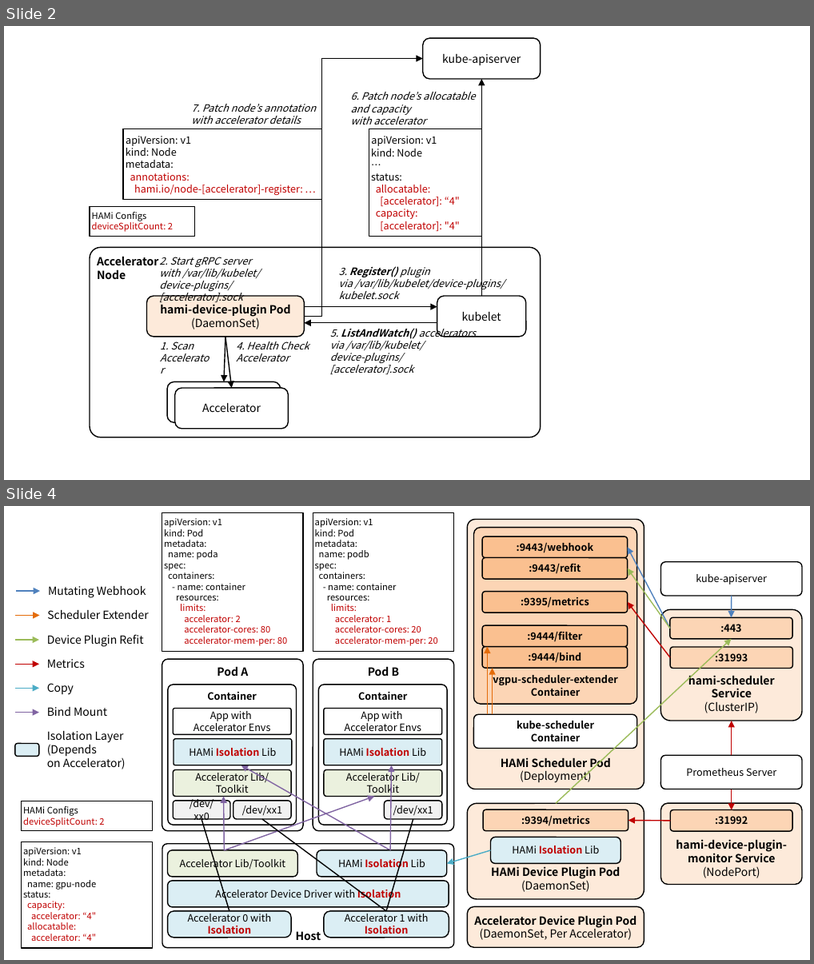
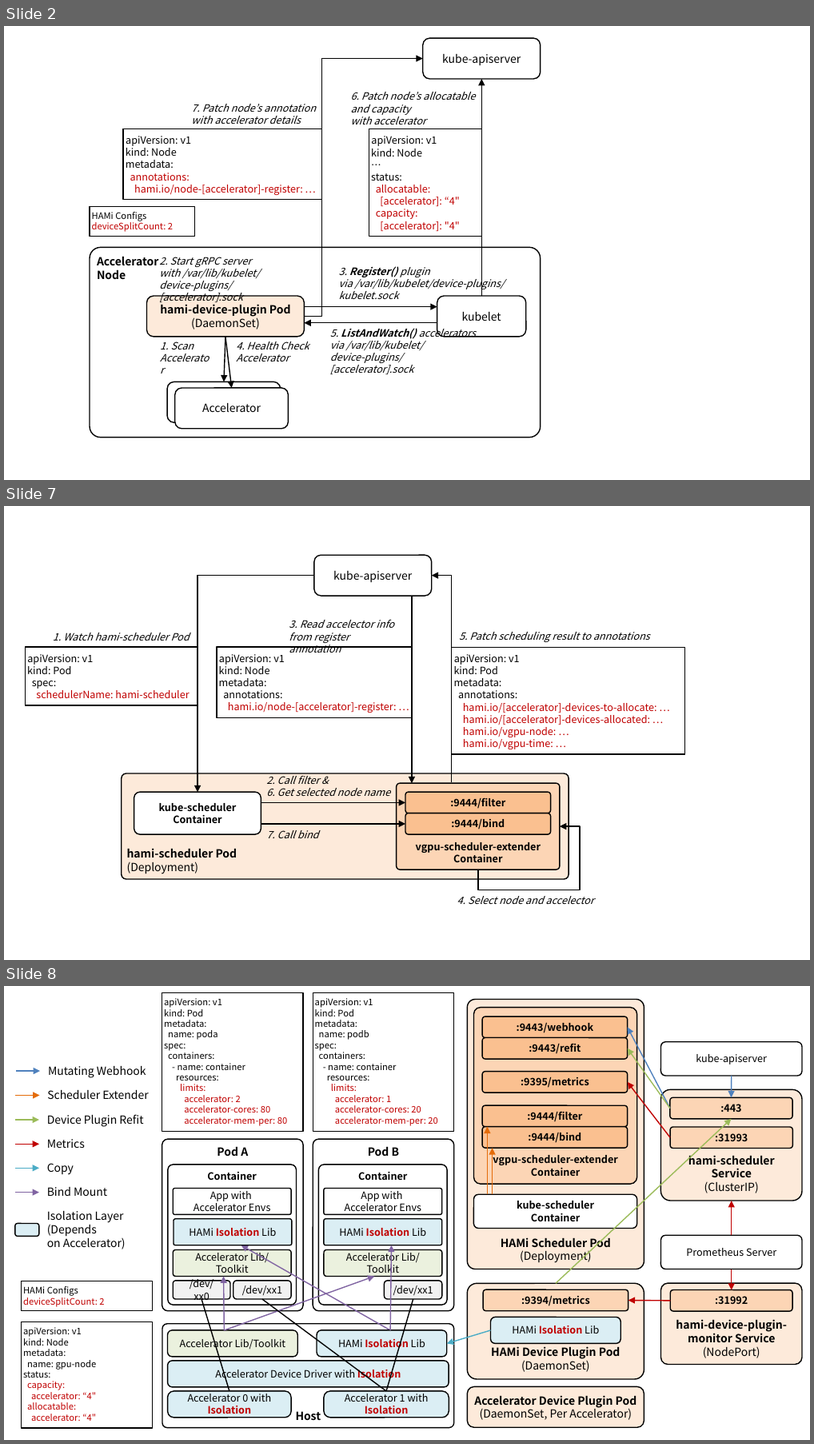
Before and after one commit to ssup2/blog-software, a slide deck: content/docs/theory-analysis/kubernetes-hami/images/images.pptx. Shown one above the other, each under a label of ours: slides 2 and 4 before the commit, slides 2, 7 and 8 after it; the slides between them are not shown. The pictures are 814x964 and 814x1444 pixels, drawn with LibreOffice and Linux fonts; fonts in the diff are those of the drawing. Boxes give left, top, right and bottom in pixels: in the first picture for what was removed or moved away, otherwise in the second. Text is boxed around its words. In the diff, an @@ line names an element or a change of style, - is before the commit and + after.

```diff
--- a/content/docs/theory-analysis/kubernetes-hami/images/images.pptx
+++ b/content/docs/theory-analysis/kubernetes-hami/images/images.pptx
@@ slide 7 added at box(4, 506, 810, 960), background #FFFFFF @@
@@ elbow arrow added from (314, 576) to (198, 792), #000000 1 pt @@
@@ rounded rectangle added at box(314, 555, 432, 596), fill #FFFFFF, outline #000000 1 pt, 10 pt, text #000000 @@
+kube-apiserver
@@ elbow arrow added from (451, 783) to (431, 576), #000000 1 pt @@
@@ arrow added from (412, 596) to (412, 783), #000000 1 pt @@
@@ text added at box(289, 620, 394, 652), 9 pt, text #000000, italic @@
+3. Read accelector info
+from register annotation
@@ rectangle added at box(25, 647, 198, 705), fill #FFFFFF, outline #000000 1 pt, 9 pt, text #C00000 @@
+apiVersion: v1
+kind: Pod
+spec:
+schedulerName: hami-scheduler
@@ text added at box(53, 632, 190, 640), 9 pt, text #000000, italic @@
+1. Watch hami-scheduler Pod
@@ rectangle added at box(217, 647, 412, 718), fill #FFFFFF, outline #000000 1 pt, 9 pt, text #000000 @@
+apiVersion: v1
+kind: Node
+metadata:
+annotations:
+hami.io/node-[accelerator]-register: …
@@ rectangle added at box(451, 647, 685, 754), fill #FFFFFF, outline #000000 1 pt, 9 pt, text #C00000 @@
+apiVersion: v1
+kind: Pod
+metadata:
+annotations:
+hami.io/[accelerator]-devices-to-allocate: …
+hami.io/[accelerator]-devices-allocated: …
+hami.io/vgpu-node: …
+hami.io/vgpu-time: …
@@ text added at box(459, 632, 650, 642), 9 pt, text #000000, italic @@
+5. Patch scheduling result to annotations
@@ rounded rectangle added at box(122, 773, 570, 879), fill #FDEADA, outline #000000 1 pt, 10 pt, text #000000, bold @@
+hami-scheduler Pod
+(Deployment)
@@ rounded rectangle added at box(134, 792, 261, 834), fill #FFFFFF, outline #000000 1 pt, 9 pt, text #000000, bold @@
+kube-scheduler
+Container
@@ text added at box(266, 772, 390, 796), 9 pt, text #000000, italic @@
+2. Call filter &
+6. Get selected node name
@@ rounded rectangle added at box(397, 783, 561, 869), fill #FCD5B5, outline #000000 1 pt, 9 pt, text #000000, bold @@
+vgpu-scheduler-extender
+Container
@@ rounded rectangle added at box(406, 792, 550, 812), fill #FAC090, outline #000000 1 pt, 9 pt, text #000000, bold @@
+:9444/filter
@@ arrow added from (262, 802) to (406, 802), #000000 1 pt @@
@@ rounded rectangle added at box(406, 813, 550, 834), fill #FAC090, outline #000000 1 pt, 9 pt, text #000000, bold @@
+:9444/bind
@@ arrow added from (262, 824) to (406, 824), #000000 1 pt @@
@@ text added at box(266, 830, 319, 838), 9 pt, text #000000, italic @@
+7. Call bind
@@ elbow arrow added from (478, 870) to (560, 826), #000000 1 pt @@
@@ text added at box(458, 896, 594, 904), 9 pt, text #000000, italic @@
+4. Select node and accelector
@@ what was slide 4 is now slide 8 @@
```
Also in this commit, not shown: 3 other slides added, 3 other files.
